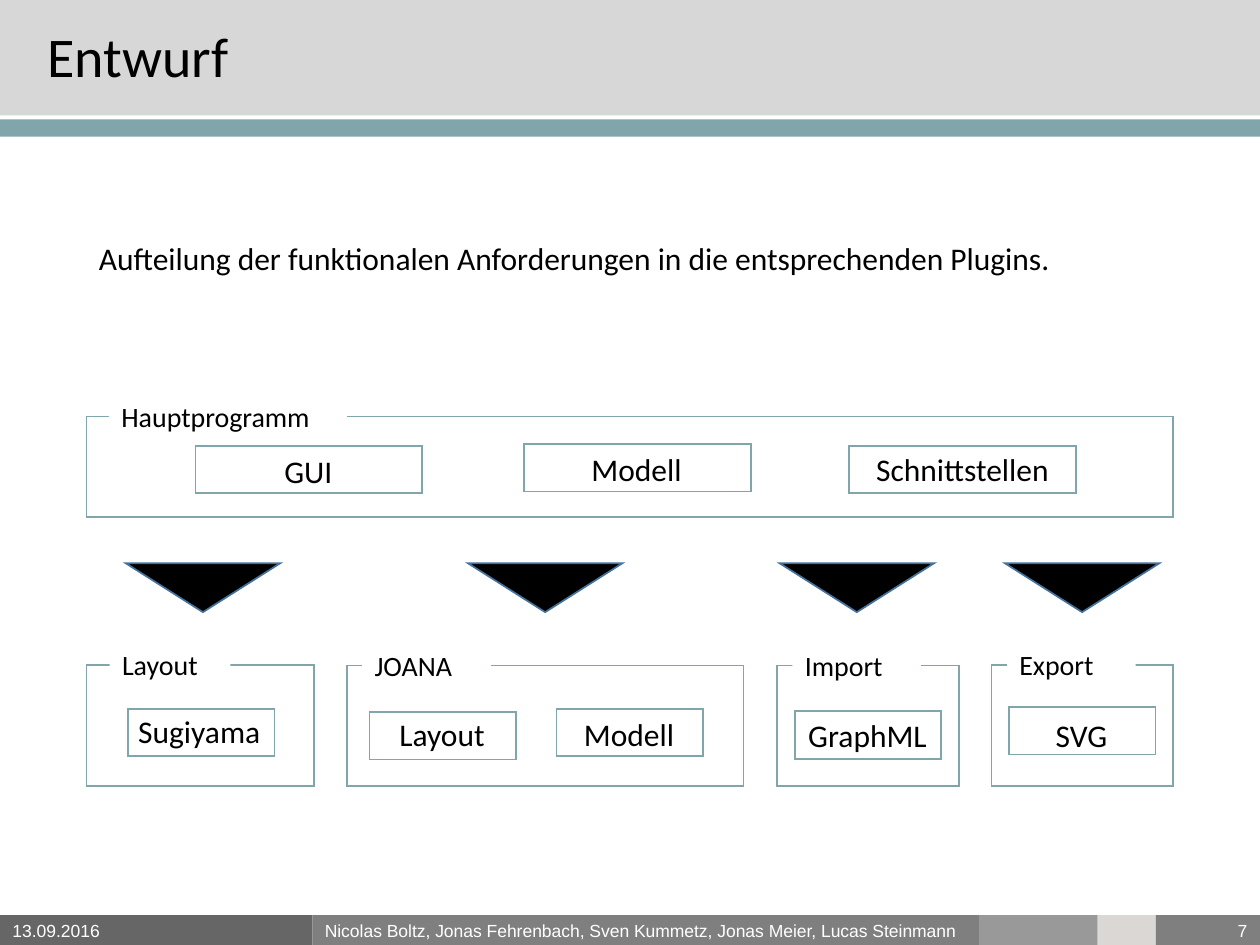
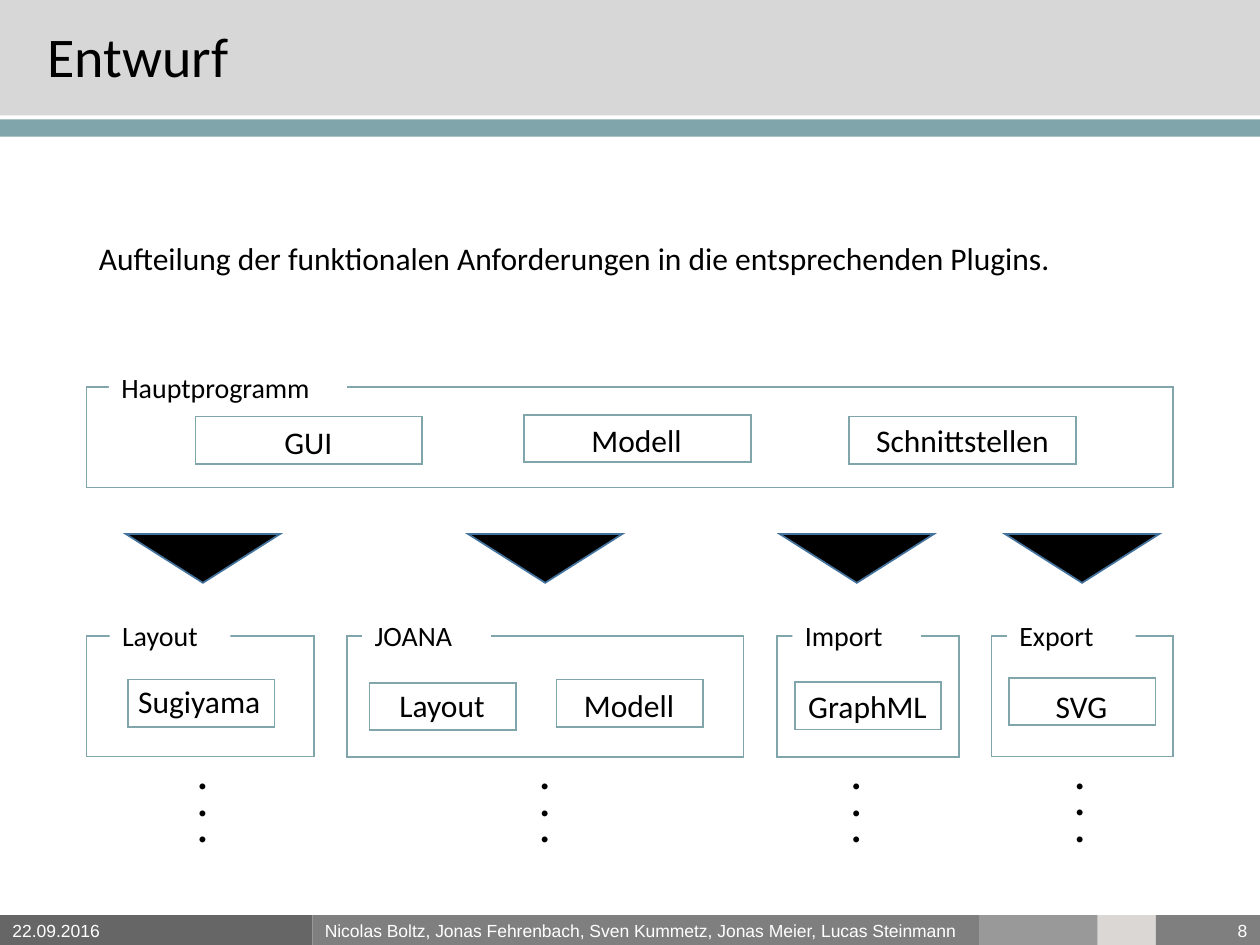
Before and after one commit to PSEProgrammgraphen/PSEDokumente, a slide deck: slide 8 of final/presentation.pptx (slide 7 before the commit). Drawn at 1260x945 pixels with LibreOffice and Linux fonts; fonts in the diff are those of the drawing; background and template pictures are left out. Boxes give left, top, right and bottom in pixels: in the first picture for what was removed or moved away, otherwise in the second. Text is boxed around its words. In the diff, an @@ line names an element or a change of style, - is before the commit and + after.

Commit message:
Added new "Ziel" Slide, changed "Entwurf" and coverage

```diff
--- a/final/presentation.pptx
+++ b/final/presentation.pptx
@@ 13 texts, 13 rectangles, 4 flow chart merges: place and size @@
-13 texts, 13 rectangles, 4 flow chart merges at (87,409,1173,786)
+13 texts, 13 rectangles, 4 flow chart merges at (87,380,1173,757)
@@ text added at (184,767,222,866), 28 pt, text #000000 @@
+.
+.
+.
@@ text added at (527,767,564,866), 28 pt, text #000000 @@
+.
+.
+.
@@ text added at (838,767,876,866), 28 pt, text #000000 @@
+.
+.
+.
@@ text added at (1061,767,1099,866), 28 pt, text #000000 @@
+.
+.
+.
@@ text in rectangle at (12,925,99,937): text changed @@
-13.09.2016
+22.09.2016
@@ page number at (1238,925,1248,937): text changed @@
-7
+8
```
Also in this commit, not shown: 10 other slides changed, 1 slide added, 3 other files.
